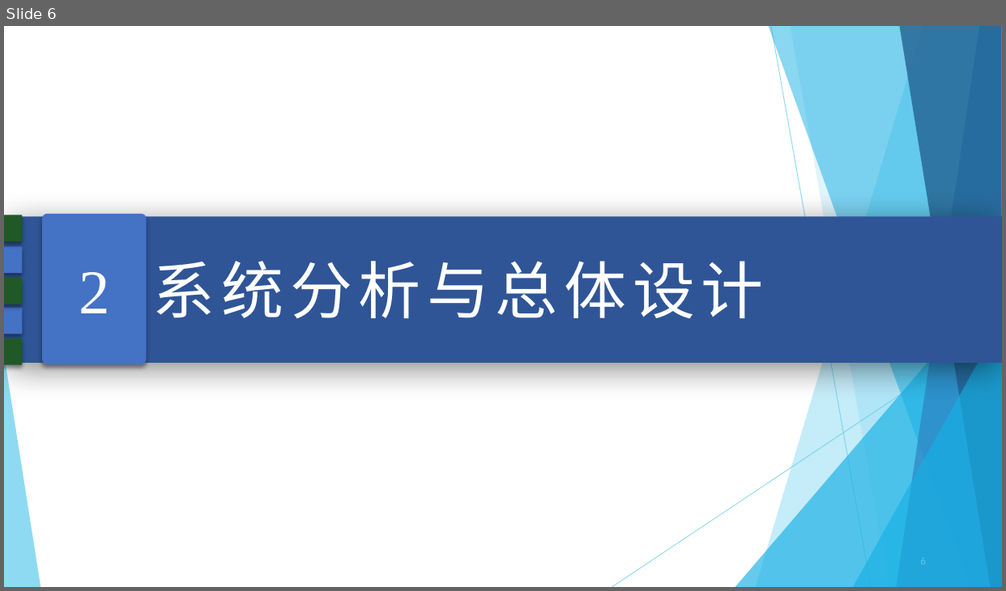
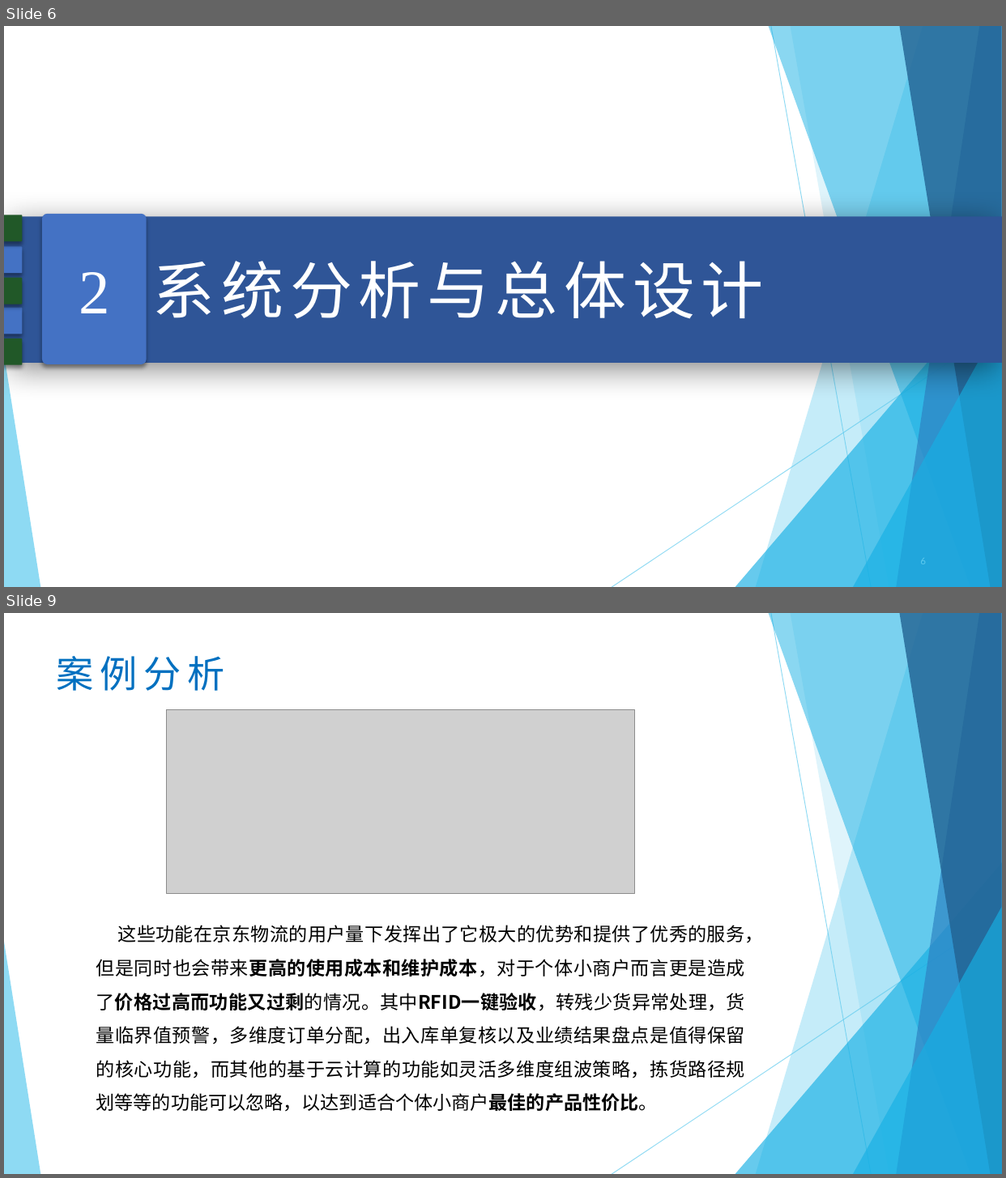
Before and after one commit to JASONPANGGO/RFID-repo, a slide deck: 答辩/彭梓浩毕业答辩PPT.pptx. Shown one above the other, each under a label of ours: slide 6 before the commit, slides 6 and 9 after it; the slides between them are not shown. The pictures are 1006x591 and 1006x1178 pixels, drawn with LibreOffice and Linux fonts; fonts in the diff are those of the drawing; grey boxes stand for pictures. Boxes give left, top, right and bottom in pixels: in the first picture for what was removed or moved away, otherwise in the second. Text is boxed around its words. In the diff, an @@ line names an element or a change of style, - is before the commit and + after.

```diff
--- a/答辩/彭梓浩毕业答辩PPT.pptx
+++ b/答辩/彭梓浩毕业答辩PPT.pptx
@@ slide 9 added at [4, 613, 1002, 1174], background #FFFFFF; not listed: 10 template elements that a slide beside it also shows @@
@@ text added at [56, 656, 224, 691], 36 pt, text #0070C0 @@
+案例分析
@@ picture added at [167, 709, 635, 894] @@
@@ text added at [96, 925, 764, 1112], 18 pt, text #000000 @@
+这些功能在京东物流的用户量下发挥出了它极大的优势和提供了优秀的服务，但是同时也会带来更高的使用成本和维护成本，对于个体小商户而言更是造成了价格过高而功能又过剩的情况。其中RFID一键验收，转残少货异常处理，货量临界值预警，多维度订单分配，出入库单复核以及业绩结果盘点是值得保留的核心功能，而其他的基于云计算的功能如灵活多维度组波策略，拣货路径规划等等的功能可以忽略，以达到适合个体小商户最佳的产品性价比。
```
Also in this commit, not shown: 2 slides changed, 20 other slides added, 1 slide removed.
